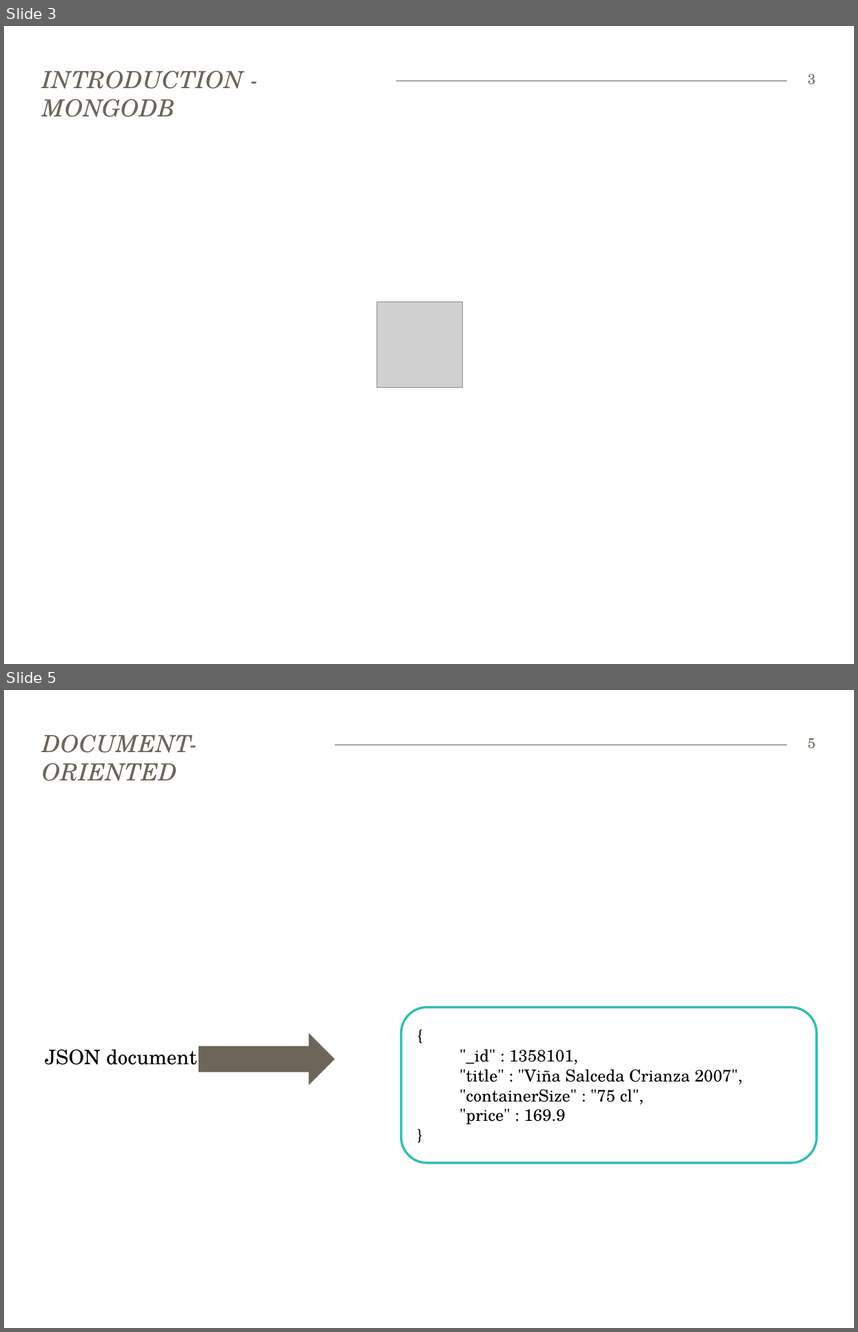
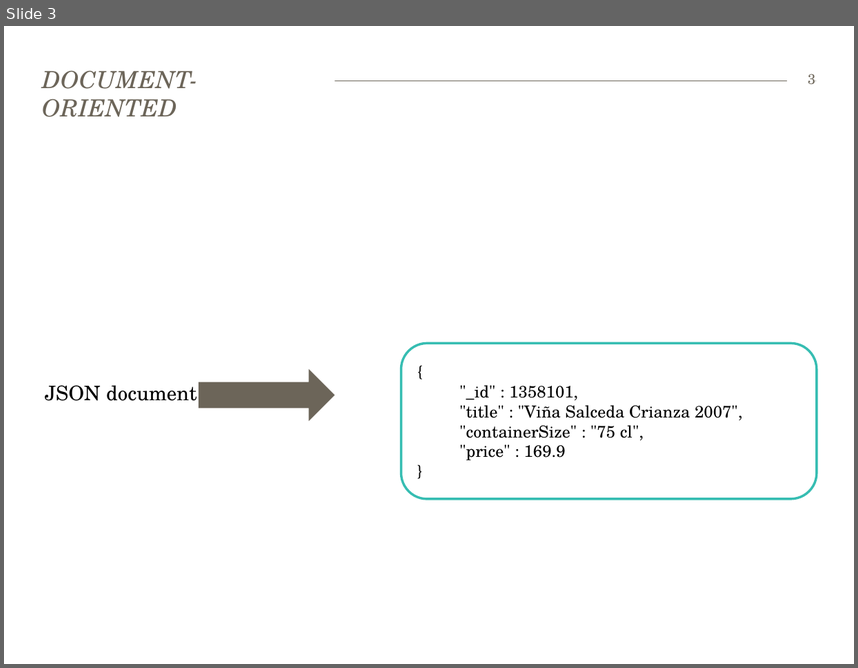
Before and after one commit to bekkopen/databasekurs, a slide deck: mongodb/mongodb-slides.pptx. Shown one above the other, each under a label of ours: slides 3 and 5 before the commit, slide 3 after it; the slides between them are not shown. The pictures are 858x1332 and 858x668 pixels, drawn with LibreOffice and Linux fonts; fonts in the diff are those of the drawing; grey boxes stand for pictures. Boxes give left, top, right and bottom in pixels: in the first picture for what was removed or moved away, otherwise in the second. Text is boxed around its words. In the diff, an @@ line names an element or a change of style, - is before the commit and + after.

Commit message:
Rettet litt i mongo-presentasjonen

```diff
--- a/mongodb/mongodb-slides.pptx
+++ b/mongodb/mongodb-slides.pptx
@@ slide 3 removed at bbox=[4, 26, 854, 664], background #FFFFFF; not listed: 1 template element that a slide beside it also shows @@
@@ title removed at bbox=[43, 71, 244, 117] @@
-INTRODUCTION - MONGODB
@@ page number removed at bbox=[808, 74, 815, 85] @@
-3
@@ picture removed at bbox=[377, 301, 462, 388] @@
@@ what was slide 5 is now slide 3 @@
@@ page number at bbox=[808, 74, 815, 85]: text changed @@
-5
+3
```
Also in this commit, not shown: 2 slides changed, 1 other slide removed.
